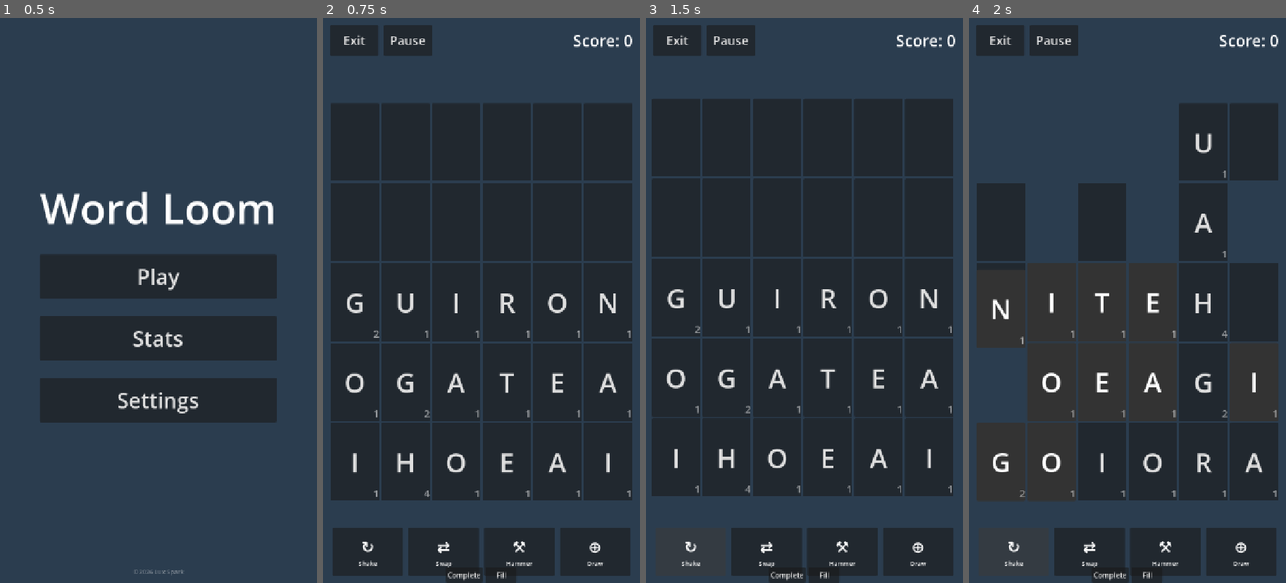
Above: before the commit, frames 1-4 (left to right).
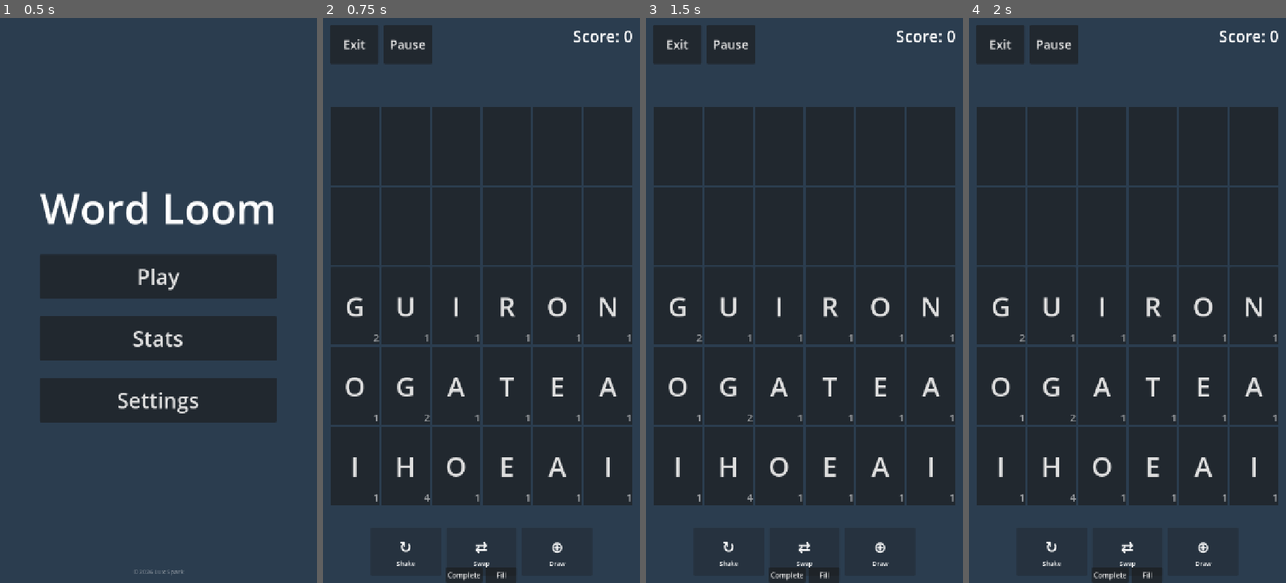
Above: after the commit, the same moments.

Repository: lux-sp4rk/wrdfall
Game: Godot game, scene res://scenes/Home.tscn
The game is run twice, just before and just after one commit, with the same random seed, the same clock (stepped at 60 frames per second) and the same inputs.
Inputs (mouse positions are in pixels of both pictures, inside the frame that each line leads up to):
- Up to frame 1 (0.5 s): no input
- Up to frame 2 (0.75 s): click "Play" at 0.5 s
- Up to frame 3 (1.5 s): click (690, 549) at 1.27 s
- Up to frame 4 (2 s): no input

Frame 1 is identical in both runs. In frame 2, 9.6% of the frame differs, in the area x 2-98%, y 2-99%; in frame 3, 16%; in frame 4, 25%.

Commit message:
feat: add high score display and lock actions until game start

Diff:
--- a/godot/scenes/LoomDrop.tscn
+++ b/godot/scenes/LoomDrop.tscn
@@ -87,6 +87,7 @@
 
 [node name="HammerButton" type="Button" parent="MarginContainer/VBox/ActionButtons" unique_id=1432274338]
 unique_name_in_owner = true
+visible = false
 custom_minimum_size = Vector2(160, 110)
 layout_mode = 2
 
--- a/godot/scenes/TopNavBar.tscn
+++ b/godot/scenes/TopNavBar.tscn
@@ -25,10 +25,24 @@
 layout_mode = 2
 size_flags_horizontal = 3
 
-[node name="ScoreLabel" type="Label" parent="."]
+[node name="ScoreContainer" type="VBoxContainer" parent="."]
+custom_minimum_size = Vector2(220, 0)
+layout_mode = 2
+theme_override_constants/separation = 4
+
+[node name="ScoreLabel" type="Label" parent="ScoreContainer"]
 unique_name_in_owner = true
-custom_minimum_size = Vector2(220, 0)
 layout_mode = 2
 theme_override_font_sizes/font_size = 36
 text = "Score: 0"
 horizontal_alignment = 2
+vertical_alignment = 1
+
+[node name="HighScoreLabel" type="Label" parent="ScoreContainer"]
+unique_name_in_owner = true
+layout_mode = 2
+theme_override_colors/font_color = Color(0.85, 0.85, 0.85, 1)
+theme_override_font_sizes/font_size = 24
+text = ""
+horizontal_alignment = 2
+vertical_alignment = 0
--- a/godot/scripts/LoomDrop.gd
+++ b/godot/scripts/LoomDrop.gd
@@ -55,6 +55,7 @@
 
 var drop_timer: Timer
 var game_over: bool = false
+var game_started: bool = false  # True after first word scored or first tile dropped
 
 # Rescue word drip-feed: when no valid word exists, bias drops to build one
 var _rescue_word: String = ""
@@ -552,6 +553,9 @@
 		word_label.text = lang_config.ui_strings["not_valid"]
 		return
 
+	# Mark game as started on first scored word
+	game_started = true
+
 	var points: int = _score_word(word)
 	score += points
 	_update_score_display()
@@ -1156,6 +1160,9 @@
 		var col: int = open_cols[randi() % open_cols.size()]
 		grid[0][col] = _smart_letter(col)
 
+	# Mark game as started on first tile drop
+	game_started = true
+
 	await _apply_gravity_with_animation()
 
 	# Play drop sound
@@ -1265,7 +1272,7 @@
 
 
 func _update_shake_button() -> void:
-	shake_button.disabled = score < SHAKE_COST
+	shake_button.disabled = not game_started or score < SHAKE_COST
 
 
 func _update_hammer_button() -> void:
@@ -1274,7 +1281,7 @@
 		hammer_button.disabled = false
 	else:
 		_set_button_content(hammer_button, ICON_HAMMER, lang_config.ui_strings["hammer"])
-		hammer_button.disabled = score < HAMMER_COST
+		hammer_button.disabled = not game_started or score < HAMMER_COST
 
 
 func _update_swap_button() -> void:
@@ -1283,11 +1290,11 @@
 		swap_button.disabled = false
 	else:
 		_set_button_content(swap_button, ICON_SWAP, lang_config.ui_strings["swap"])
-		swap_button.disabled = score < SWAP_COST
+		swap_button.disabled = not game_started or score < SWAP_COST
 
 
 func _update_draw_more_button() -> void:
-	draw_more_button.disabled = score < DRAW_MORE_COST
+	draw_more_button.disabled = not game_started or score < DRAW_MORE_COST
 
 
 func _setup_icon_button(btn: Button, icon_text: String, label_text: String) -> void:
--- a/godot/scripts/TopNavBar.gd
+++ b/godot/scripts/TopNavBar.gd
@@ -9,12 +9,14 @@
 @onready var exit_button = %ExitButton
 @onready var pause_button = %PauseButton
 @onready var score_label = %ScoreLabel
+@onready var high_score_label = %HighScoreLabel
 
 var is_paused: bool = false
 
 func _ready() -> void:
 	exit_button.pressed.connect(_on_exit_pressed)
 	pause_button.pressed.connect(_on_pause_pressed)
+	_update_high_score_display()
 
 func _on_exit_pressed() -> void:
 	exit_pressed.emit()
@@ -26,7 +28,17 @@
 
 func update_score(score: int) -> void:
 	score_label.text = "Score: %d" % score
+	# Update high score display if current score beats it
+	if score > StatsManager.high_score:
+		_update_high_score_display(score)
 
 func set_paused(paused: bool) -> void:
 	is_paused = paused
 	pause_button.text = "Resume" if is_paused else "Pause"
+
+func _update_high_score_display(current_score: int = 0) -> void:
+	var high_score := maxi(StatsManager.high_score, current_score)
+	if high_score > 0:
+		high_score_label.text = "Best: %d" % high_score
+	else:
+		high_score_label.text = ""
